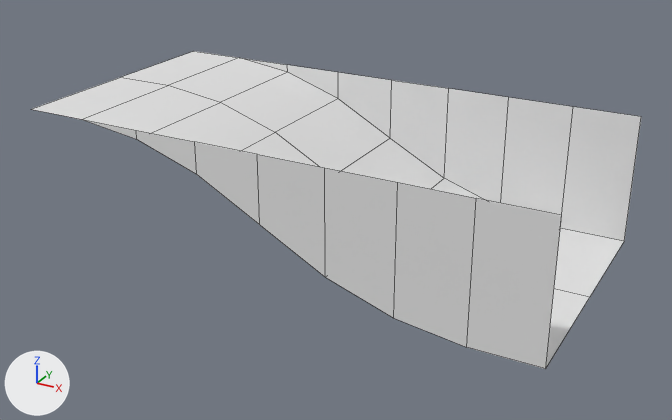
Renders of the FBX model Assets/Project/Graphics/3D/Models/2WAY/TUNNEL ENTRANCE.fbx from each side of a commit.
The view is the same before and after, from a 50 mm camera at (51.52, -17.16, 6.25) aimed at (42.22, -0.24, -2.21). The axes (+X, +Y, +Z) are drawn at lower left. The lights are the same throughout. Mesh edges are drawn as thin lines. Materials are left out; every surface is plain grey. Where no turn or scale is listed for an object, it has been applied to the vertices.

The first picture shows 'TUNEL ENTRANCE'.
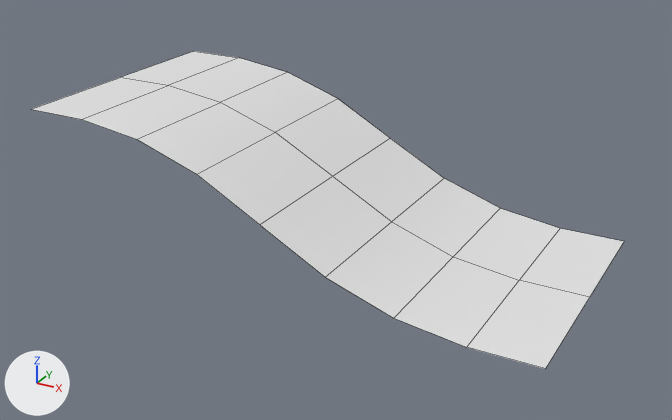
The newer file is also turned or shifted as a whole; pictures and numbers use the older file's frame.

Where the change shows, as pixel boxes [x1, y1, x2, y2] in the pictures (672 x 420 px):
'TUNEL ENTRANCE', reshaped
    before: [32, 51, 641, 369]
    after: [32, 51, 624, 369]
part 1 of me_plane_001, deleted
    before: [242, 58, 641, 241]
part 2 of me_plane_001, deleted
    before: [85, 120, 562, 369]

The change in detail:
me_plane_001 has 41 vertices, 30 faces and spans x -6.0..6.0, y -3.0..3.0, z -3.0..0.0.
me_plane_001 is used by ob_tunel_entrance; location (42.0, -0.01, -0.01).
Verts and faces of me_plane_001; kept vertices keep their numbers, new ones are numbered from 41.
Before the commit, vertices of me_plane_001: 0 (6.0, 3.0, -3.0) at pixel (624, 241), 4 (0.0, 3.0, -1.5) at pixel (390, 138), 12 (4.5, 3.0, -3.0) at pixel (560, 228), 13 (3.0, 3.0, -2.8), 14 (1.5, 3.0, -2.3) at pixel (444, 178).
Before the commit, vertices of me_plane_001: 18 (-1.5, 3.0, -0.7) at pixel (338, 98), 19 (-3.0, 3.0, -0.2) at pixel (287, 72), 20 (-4.5, 3.0, 0.0) at pixel (239, 57), 27 (6.0, 3.0, 0.0) at pixel (641, 116), 29 (0.0, 3.0, 0.0) at pixel (391, 80).
Before the commit, vertices of me_plane_001: 34 (4.5, 3.0, 0.0) at pixel (573, 106), 35 (3.0, 3.0, 0.0) at pixel (508, 97), 36 (1.5, 3.0, 0.0) at pixel (448, 88), 37 (-1.5, 3.0, 0.0) at pixel (338, 72), 38 (-3.0, 3.0, 0.0) at pixel (287, 64).
Before the commit, vertices of me_plane_001: 2 (6.0, -3.0, -3.0) at pixel (545, 368), 5 (0.0, -3.0, -1.5) at pixel (259, 224), 9 (1.5, -3.0, -2.3) at pixel (325, 277), 10 (3.0, -3.0, -2.8) at pixel (393, 318), 11 (4.5, -3.0, -3.0) at pixel (466, 347).
Before the commit, vertices of me_plane_001: 21 (-4.5, -3.0, 0.0) at pixel (81, 119), 22 (-3.0, -3.0, -0.2) at pixel (136, 139), 23 (-1.5, -3.0, -0.7) at pixel (196, 174), 28 (6.0, -3.0, 0.0) at pixel (561, 215), 30 (0.0, -3.0, 0.0) at pixel (257, 154).
Before the commit, vertices of me_plane_001: 31 (1.5, -3.0, 0.0) at pixel (324, 167), 32 (3.0, -3.0, 0.0) at pixel (397, 182), 33 (4.5, -3.0, 0.0) at pixel (476, 198), 39 (-3.0, -3.0, 0.0) at pixel (136, 130), 40 (-1.5, -3.0, 0.0) at pixel (194, 141).
Part 1, on me_plane_001:
Vertices deleted: 27, 29, 34 to 38 (with the faces that use them).
Part 2, on me_plane_001:
Vertices deleted: 28, 30 to 33, 39, 40 (with the faces that use them).
